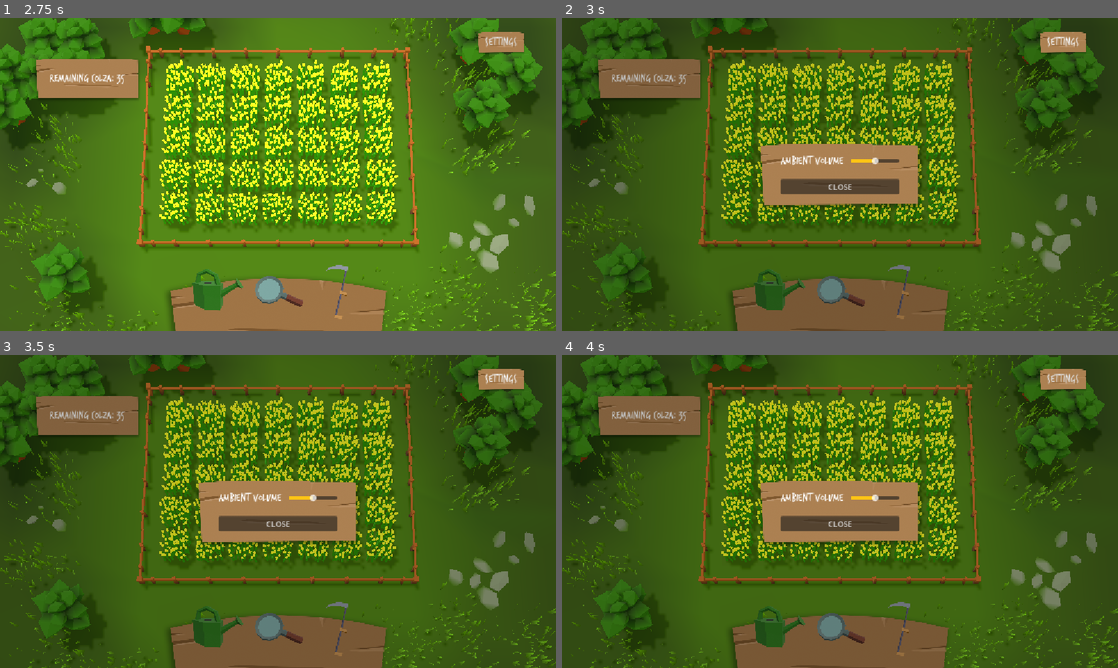
Above: before the commit, frames 1-4 (two rows, left to right).
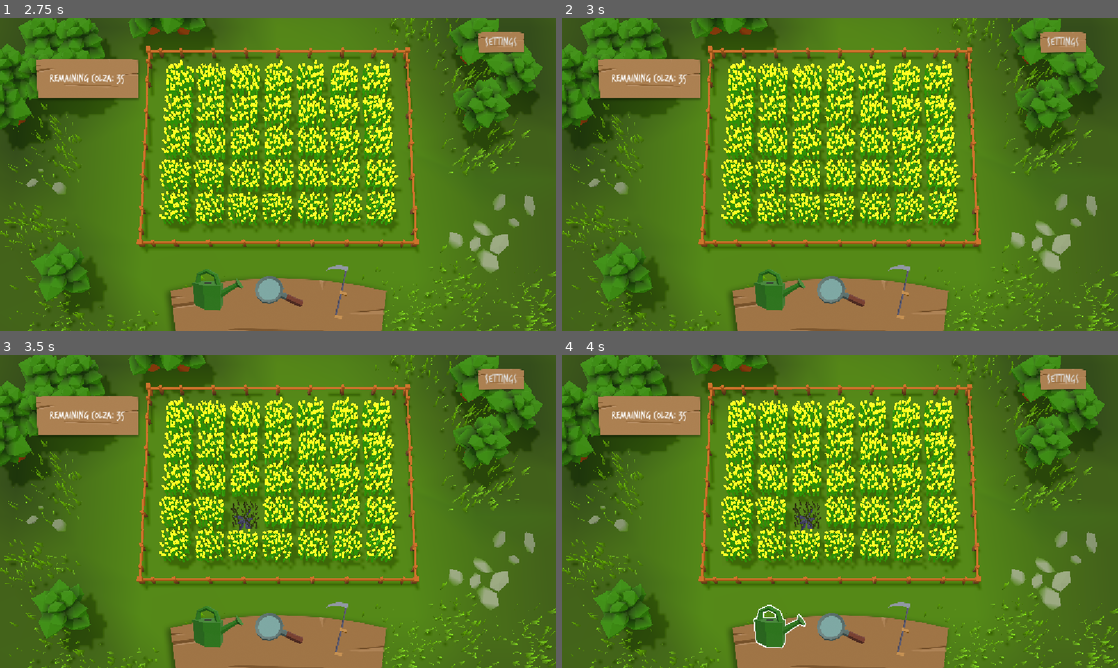
Above: after the commit, the same moments.

Repository: Squix/scientific_game_jam_26
Game: Godot game, scene res://scenes/title_screen.tscn
Same seed, same stepped clock (60 frames per second), same inputs: the game is played once before the commit and once after it.
Inputs (mouse positions are in pixels of both pictures, inside the frame that each line leads up to):
- Up to frame 1 (2.75 s): tap Enter at 0.5 s; move the mouse to (400, 158) at 0.52 s; press the mouse at (400, 158) at 0.53 s; release the mouse at (400, 158) at 1.25 s; click "How to play" at 1.25 s; click "PLAY" at 2 s
- Up to frame 2 (3 s): click "SETTINGS" at 2.75 s
- Up to frame 3 (3.5 s): no input
- Up to frame 4 (4 s): click (778, 630) at 3.5 s

Frame 1 is identical in both runs. In frame 2, 83% of the frame differs, in the area x 0-100%, y 0-100%; in frame 3, 83%; in frame 4, 83%.

Commit message:
refactor: use one gameOver UI object with methods to personalize

Diff:
--- a/scenes/UI.tscn
+++ b/scenes/UI.tscn
@@ -12,6 +12,24 @@
 [ext_resource type="Texture2D" uid="uid://ci8v3fcnor4sf" path="res://Assets/Tool_Loupe_selected.png" id="5_24e4x"]
 [ext_resource type="Texture2D" uid="uid://c22rdsfkgs2e" path="res://Assets/Tool_Faux_selected.png" id="8_ukj8e"]
 [ext_resource type="Texture2D" uid="uid://bvolun812r6y0" path="res://Assets/UI_Frame.png" id="9_ukj8e"]
+[ext_resource type="Script" uid="uid://dswb6v161uowv" path="res://script/ui/game_over_ui.gd" id="13_5sqrc"]
+
+[sub_resource type="StyleBoxTexture" id="StyleBoxTexture_7paak"]
+texture = ExtResource("9_ukj8e")
+expand_margin_left = 40.0
+expand_margin_top = 40.0
+expand_margin_right = 40.0
+expand_margin_bottom = 40.0
+
+[sub_resource type="LabelSettings" id="LabelSettings_75u2n"]
+font_size = 24
+
+[sub_resource type="StyleBoxTexture" id="StyleBoxTexture_flkkw"]
+texture = ExtResource("9_ukj8e")
+expand_margin_left = 12.0
+expand_margin_top = 12.0
+expand_margin_right = 12.0
+expand_margin_bottom = 12.0
 
 [sub_resource type="StyleBoxTexture" id="StyleBoxTexture_aputy"]
 texture = ExtResource("2_w7enk")
@@ -28,26 +46,10 @@
 
 [sub_resource type="LabelSettings" id="LabelSettings_5en4g"]
 font = ExtResource("2_aputy")
-font_size = 32
+font_size = 48
 
 [sub_resource type="LabelSettings" id="LabelSettings_5sqrc"]
 font = ExtResource("2_aputy")
-
-[sub_resource type="StyleBoxTexture" id="StyleBoxTexture_5sqrc"]
-texture = ExtResource("9_ukj8e")
-
-[sub_resource type="LabelSettings" id="LabelSettings_7paak"]
-font = ExtResource("2_aputy")
-
-[sub_resource type="StyleBoxTexture" id="StyleBoxTexture_7paak"]
-texture = ExtResource("9_ukj8e")
-expand_margin_left = 40.0
-expand_margin_top = 40.0
-expand_margin_right = 40.0
-expand_margin_bottom = 40.0
-
-[sub_resource type="LabelSettings" id="LabelSettings_75u2n"]
-font_size = 24
 
 [sub_resource type="StyleBoxFlat" id="StyleBoxFlat_ilk7v"]
 bg_color = Color(0, 0, 0, 0.24705882)
@@ -69,12 +71,15 @@
 [sub_resource type="StyleBoxFlat" id="StyleBoxFlat_5sqrc"]
 bg_color = Color(0.4627451, 0.6627451, 0.24705882, 1)
 
-[sub_resource type="StyleBoxTexture" id="StyleBoxTexture_flkkw"]
+[sub_resource type="StyleBoxTexture" id="StyleBoxTexture_5sqrc"]
 texture = ExtResource("9_ukj8e")
-expand_margin_left = 12.0
-expand_margin_top = 12.0
-expand_margin_right = 12.0
-expand_margin_bottom = 12.0
+expand_margin_left = 16.0
+expand_margin_top = 16.0
+expand_margin_right = 16.0
+expand_margin_bottom = 16.0
+
+[sub_resource type="LabelSettings" id="LabelSettings_7paak"]
+font_size = 20
 
 [node name="UI" type="Control" unique_id=979071823]
 layout_mode = 3
@@ -84,6 +89,31 @@
 grow_horizontal = 2
 grow_vertical = 2
 script = ExtResource("1_dj8aq")
+
+[node name="ScoreLabel" type="Label" parent="." unique_id=2132654117]
+layout_mode = 0
+offset_left = 103.0
+offset_top = 112.0
+offset_right = 238.0
+offset_bottom = 139.0
+theme_override_fonts/font = ExtResource("2_aputy")
+theme_override_styles/normal = SubResource("StyleBoxTexture_7paak")
+text = "Colza restant : 0"
+label_settings = SubResource("LabelSettings_75u2n")
+
+[node name="OpenSettingsMenu" type="Button" parent="." unique_id=1173468371]
+layout_mode = 0
+offset_left = 997.0
+offset_top = 35.0
+offset_right = 1079.0
+offset_bottom = 66.0
+mouse_default_cursor_shape = 2
+theme_override_fonts/font = ExtResource("2_aputy")
+theme_override_font_sizes/font_size = 24
+theme_override_styles/normal = SubResource("StyleBoxTexture_flkkw")
+theme_override_styles/pressed = SubResource("StyleBoxTexture_flkkw")
+theme_override_styles/hover = SubResource("StyleBoxTexture_flkkw")
+text = "SETTINGS"
 
 [node name="CenterContainer" type="CenterContainer" parent="." unique_id=1617306652]
 layout_mode = 1
@@ -261,71 +291,8 @@
 theme_override_font_sizes/font_size = 30
 text = "RETRY"
 
-[node name="GameLost" type="Control" parent="." unique_id=1175319480]
-layout_mode = 1
-anchors_preset = 15
-anchor_right = 1.0
-anchor_bottom = 1.0
-grow_horizontal = 2
-grow_vertical = 2
-
-[node name="CenterContainer" type="CenterContainer" parent="GameLost" unique_id=2100954671]
-layout_mode = 1
-anchors_preset = 15
-anchor_right = 1.0
-anchor_bottom = 1.0
-grow_horizontal = 2
-grow_vertical = 2
-
-[node name="Panel" type="PanelContainer" parent="GameLost/CenterContainer" unique_id=1700792930]
-layout_mode = 2
-theme_override_styles/panel = SubResource("StyleBoxTexture_5sqrc")
-
-[node name="MarginContainer" type="MarginContainer" parent="GameLost/CenterContainer/Panel" unique_id=649079668]
-layout_mode = 2
-theme_override_constants/margin_left = 32
-theme_override_constants/margin_top = 32
-theme_override_constants/margin_right = 32
-theme_override_constants/margin_bottom = 32
-
-[node name="VBoxContainer" type="VBoxContainer" parent="GameLost/CenterContainer/Panel/MarginContainer" unique_id=1616454845]
-layout_mode = 2
-theme_override_constants/separation = 16
-alignment = 1
-
-[node name="VBoxContainer" type="VBoxContainer" parent="GameLost/CenterContainer/Panel/MarginContainer/VBoxContainer" unique_id=36265035]
-layout_mode = 2
-
-[node name="Title" type="Label" parent="GameLost/CenterContainer/Panel/MarginContainer/VBoxContainer/VBoxContainer" unique_id=1149932152]
-layout_mode = 2
-text = "GAME LOST!"
-label_settings = SubResource("LabelSettings_5en4g")
-horizontal_alignment = 1
-
-[node name="Label" type="Label" parent="GameLost/CenterContainer/Panel/MarginContainer/VBoxContainer/VBoxContainer" unique_id=1359535400]
-layout_mode = 2
-text = "The Orobanche Ramosa has beaten you!"
-label_settings = SubResource("LabelSettings_7paak")
-
-[node name="RestartButton" type="Button" parent="GameLost/CenterContainer/Panel/MarginContainer/VBoxContainer" unique_id=1666218793]
-layout_mode = 2
-mouse_default_cursor_shape = 2
-theme_override_fonts/font = ExtResource("2_aputy")
-theme_override_font_sizes/font_size = 30
-text = "RETRY"
-
-[node name="ScoreLabel" type="Label" parent="." unique_id=2132654117]
-layout_mode = 0
-offset_left = 103.0
-offset_top = 112.0
-offset_right = 227.0
-offset_bottom = 135.0
-theme_override_fonts/font = ExtResource("2_aputy")
-theme_override_styles/normal = SubResource("StyleBoxTexture_7paak")
-text = "Colza restant : 0"
-label_settings = SubResource("LabelSettings_75u2n")
-
 [node name="SettingsDialog" type="Control" parent="." unique_id=1268272158]
+visible = false
 layout_mode = 1
 anchors_preset = 15
 anchor_right = 1.0
@@ -391,27 +358,82 @@
 mouse_default_cursor_shape = 2
 text = "CLOSE"
 
-[node name="OpenSettingsMenu" type="Button" parent="." unique_id=1173468371]
-layout_mode = 0
-offset_left = 997.0
-offset_top = 35.0
-offset_right = 1079.0
-offset_bottom = 66.0
+[node name="GameOver" type="Control" parent="." unique_id=1175319480]
+layout_mode = 1
+anchors_preset = 15
+anchor_right = 1.0
+anchor_bottom = 1.0
+grow_horizontal = 2
+grow_vertical = 2
+script = ExtResource("13_5sqrc")
+
+[node name="Panel" type="Panel" parent="GameOver" unique_id=125597947]
+layout_mode = 1
+anchors_preset = -1
+anchor_left = -11.440001
+anchor_top = -7.3430004
+anchor_right = 3.7500002
+anchor_bottom = 4.1730003
+offset_left = 607.5996
+offset_top = 343.7202
+offset_right = -0.00048828125
+offset_bottom = -116.91968
+theme_override_styles/panel = SubResource("StyleBoxFlat_ilk7v")
+
+[node name="CenterContainer" type="CenterContainer" parent="GameOver" unique_id=2100954671]
+layout_mode = 1
+anchors_preset = 15
+anchor_right = 1.0
+anchor_bottom = 1.0
+grow_horizontal = 2
+grow_vertical = 2
+
+[node name="Panel" type="PanelContainer" parent="GameOver/CenterContainer" unique_id=1700792930]
+layout_mode = 2
+theme_override_styles/panel = SubResource("StyleBoxTexture_5sqrc")
+
+[node name="MarginContainer" type="MarginContainer" parent="GameOver/CenterContainer/Panel" unique_id=649079668]
+layout_mode = 2
+theme_override_constants/margin_left = 32
+theme_override_constants/margin_top = 32
+theme_override_constants/margin_right = 32
+theme_override_constants/margin_bottom = 32
+
+[node name="VBoxContainer" type="VBoxContainer" parent="GameOver/CenterContainer/Panel/MarginContainer" unique_id=1616454845]
+layout_mode = 2
+theme_override_constants/separation = 16
+alignment = 1
+
+[node name="VBoxContainer" type="VBoxContainer" parent="GameOver/CenterContainer/Panel/MarginContainer/VBoxContainer" unique_id=36265035]
+layout_mode = 2
+
+[node name="Title" type="Label" parent="GameOver/CenterContainer/Panel/MarginContainer/VBoxContainer/VBoxContainer" unique_id=1149932152]
+layout_mode = 2
+text = "GAME LOST!"
+label_settings = SubResource("LabelSettings_5en4g")
+horizontal_alignment = 1
+
+[node name="Label" type="Label" parent="GameOver/CenterContainer/Panel/MarginContainer/VBoxContainer/VBoxContainer" unique_id=1359535400]
+layout_mode = 2
+text = "The Orobanche Ramosa has beaten you!"
+label_settings = SubResource("LabelSettings_7paak")
+
+[node name="RestartButton" type="Button" parent="GameOver/CenterContainer/Panel/MarginContainer/VBoxContainer" unique_id=1666218793]
+custom_minimum_size = Vector2(125, 0)
+layout_mode = 2
+size_flags_horizontal = 4
 mouse_default_cursor_shape = 2
 theme_override_fonts/font = ExtResource("2_aputy")
-theme_override_font_sizes/font_size = 24
-theme_override_styles/normal = SubResource("StyleBoxTexture_flkkw")
-theme_override_styles/pressed = SubResource("StyleBoxTexture_flkkw")
-theme_override_styles/hover = SubResource("StyleBoxTexture_flkkw")
-text = "SETTINGS"
-
+theme_override_font_sizes/font_size = 30
+text = "RETRY"
+
+[connection signal="pressed" from="OpenSettingsMenu" to="." method="_on_open_settings_menu_pressed"]
 [connection signal="pressed" from="CenterContainer/MarginContainer/NextTurn" to="." method="_on_next_turn_pressed"]
 [connection signal="toggled" from="Tools/HBoxContainer/WatteringCan" to="." method="_on_wattering_can_toggled"]
 [connection signal="toggled" from="Tools/HBoxContainer/MagnifyingGlass" to="." method="_on_magnifying_glass_toggled"]
 [connection signal="toggled" from="Tools/HBoxContainer/Tree" to="." method="_on_tree_toggled"]
 [connection signal="toggled" from="Tools/HBoxContainer/Scythe" to="." method="_on_scythe_toggled"]
 [connection signal="pressed" from="GameWon/CenterContainer/Panel/MarginContainer/VBoxContainer2/RestartButton" to="." method="_on_restart_button_pressed"]
-[connection signal="pressed" from="GameLost/CenterContainer/Panel/MarginContainer/VBoxContainer/RestartButton" to="." method="_on_restart_button_pressed"]
 [connection signal="value_changed" from="SettingsDialog/CenterContainer/PanelContainer/CenterContainer/VBoxContainer/HBoxContainer/MusicVolumeSlider" to="." method="_on_music_volume_slider_value_changed"]
 [connection signal="pressed" from="SettingsDialog/CenterContainer/PanelContainer/CenterContainer/VBoxContainer/CloseSettingsButton" to="." method="_on_close_settings_button_pressed"]
-[connection signal="pressed" from="OpenSettingsMenu" to="." method="_on_open_settings_menu_pressed"]
+[connection signal="pressed" from="GameOver/CenterContainer/Panel/MarginContainer/VBoxContainer/RestartButton" to="." method="_on_restart_button_pressed"]
--- a/script/ui.gd
+++ b/script/ui.gd
@@ -2,8 +2,7 @@
 
 extends Node
 
-@onready var gameWonUI := $GameWon
-@onready var gameLostUI := $GameLost
+@onready var gameOverUI : GameOverUI = $GameOver
 @onready var nextTurnButton := $CenterContainer/MarginContainer/NextTurn
 @onready var toolsUI := $Tools
 @onready var watteringCanIcon : TextureButton = toolsUI.get_node("HBoxContainer/WatteringCan")
@@ -41,20 +40,23 @@
 
 
 func _on_game_game_won() -> void:
-	gameWonUI.show()
+	gameOverUI.set_title("Game won!")
+	gameOverUI.set_label("You've beaten the Orobanche Ramosa!")
+	gameOverUI.show()
 	toolsUI.hide()
 	nextTurnButton.hide()
 
 
 func _on_game_game_lost() -> void:
-	gameLostUI.show()
+	gameOverUI.set_title("Game lost!")
+	gameOverUI.set_label("The Orobanche Ramosa has beaten you!")
+	gameOverUI.show()
 	toolsUI.hide()
 	nextTurnButton.hide()
 
 
 func _on_game_init_game() -> void:
-	gameLostUI.hide()
-	gameWonUI.hide()
+	gameOverUI.hide()
 	toolsUI.show()
 	nextTurnButton.hide()
 	settingsUI.hide()
--- /dev/null
+++ b/script/ui/game_over_ui.gd
@@ -0,0 +1,11 @@
+extends Control
+class_name GameOverUI
+
+@onready var title = $CenterContainer/Panel/MarginContainer/VBoxContainer/VBoxContainer/Title
+@onready var label = $CenterContainer/Panel/MarginContainer/VBoxContainer/VBoxContainer/Label
+
+func set_title(new_title: String):
+	title.text = new_title
+
+func set_label(new_label: String):
+	label.text = new_label
Not shown, added: script/ui/game_over_ui.gd.uid
